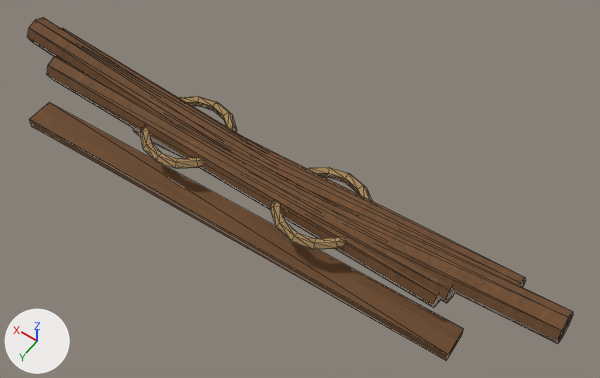
A saved change to the OBJ model Assets/ProjectOEN/ProductionArt/Meshes/props_tools/pr-003_wood_poles_bundle__placed.obj.
Before and after are seen from a camera (50 mm lens) standing at (-1.015, 1.177, 2.015) and looking at (-0.159, -0.02, 0.134). Every picture has the same lights, and +X, +Y and +Z are marked at lower left. The older version comes first. Mesh edges are drawn as thin lines. Where no turn or scale is listed for an object, it has been applied to the vertices. Vertices at exactly the same position are counted once.

Names of what the first picture shows: 'pr-003_wood_poles_bundle__placed'.
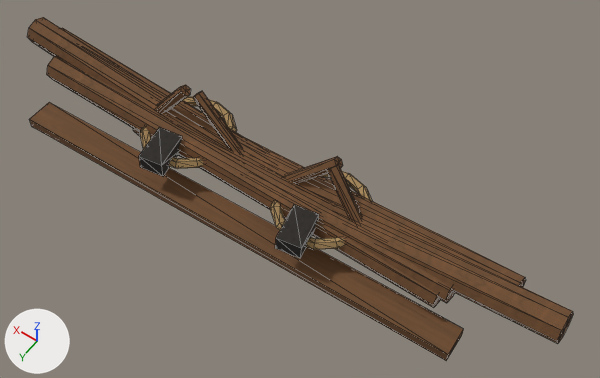
Pixel boxes [x1, y1, x2, y2] of what changed, in the pictures (600 x 378 px):
part 1 of me_pr_003_wood_poles_bundle__placed, added (brown): after [327, 164, 362, 223]
part 2 of me_pr_003_wood_poles_bundle__placed, added (brown): after [284, 156, 343, 183]
part 3 of me_pr_003_wood_poles_bundle__placed, added (brown): after [193, 91, 243, 154]
part 4 of me_pr_003_wood_poles_bundle__placed, added (brown): after [156, 85, 190, 113]
part 5 of me_pr_003_wood_poles_bundle__placed, added: after [139, 127, 319, 259]

The change, as a diff of the scene's bpy script:
```diff
--- a/Assets/ProjectOEN/ProductionArt/Meshes/props_tools/pr-003_wood_poles_bundle__placed.obj.py
+++ b/Assets/ProjectOEN/ProductionArt/Meshes/props_tools/pr-003_wood_poles_bundle__placed.obj.py
@@ img_char_albedo_png @@
+img_char_albedo_png = load_image('char_albedo.png', '../../Materials/Textures/char_albedo.png', 1024, 1024, 'sRGB')
@@ mat_char @@
+mat_char = principled_material('Char')
+mat_char.texture = img_char_albedo_png
+mat_char.roughness = 0.89
@@ me_pr_003_wood_poles_bundle__placed @@
 # used by ob_pr_003_wood_poles_bundle__placed; location = (0.0, 0.0, 0.0)
-me_pr_003_wood_poles_bundle__placed.from_pydata(...)  # 256 vertices, 484 faces; spans x -0.97..0.89, y -0.15..0.2, z 0.01..0.25
+me_pr_003_wood_poles_bundle__placed.from_pydata(...)  # 328 vertices, 604 faces; spans x -0.97..0.89, y -0.15..0.2, z 0.01..0.31
+# me_pr_003_wood_poles_bundle__placed part 1: a new loose piece of 14 vertices spanning x -0.48..-0.24, y -0.06..0.06, z 0.07..0.29, in mat_wood (picture img_wood_albedo_png)
+# me_pr_003_wood_poles_bundle__placed part 2: a new loose piece of 14 vertices spanning x -0.27..-0.03, y -0.08..0.03, z 0.07..0.29, in mat_wood (picture img_wood_albedo_png)
+# me_pr_003_wood_poles_bundle__placed part 3: a new loose piece of 14 vertices spanning x -0.03..0.25, y -0.07..0.02, z 0.09..0.27, in mat_wood (picture img_wood_albedo_png)
+# me_pr_003_wood_poles_bundle__placed part 4: a new loose piece of 14 vertices spanning x 0.23..0.45, y -0.04..0.03, z 0.05..0.31, in mat_wood (picture img_wood_albedo_png)
+# me_pr_003_wood_poles_bundle__placed part 5
+# 16 vertices are added at x -0.3..0.29, y 0.05..0.19, z 0.13..0.19
+# 24 new faces join them, mat_char (picture img_char_albedo_png)
 me_pr_003_wood_poles_bundle__placed.materials.append(mat_wood)
 me_pr_003_wood_poles_bundle__placed.materials.append(mat_rope)
+me_pr_003_wood_poles_bundle__placed.materials.append(mat_char)  # picture img_char_albedo_png
```
